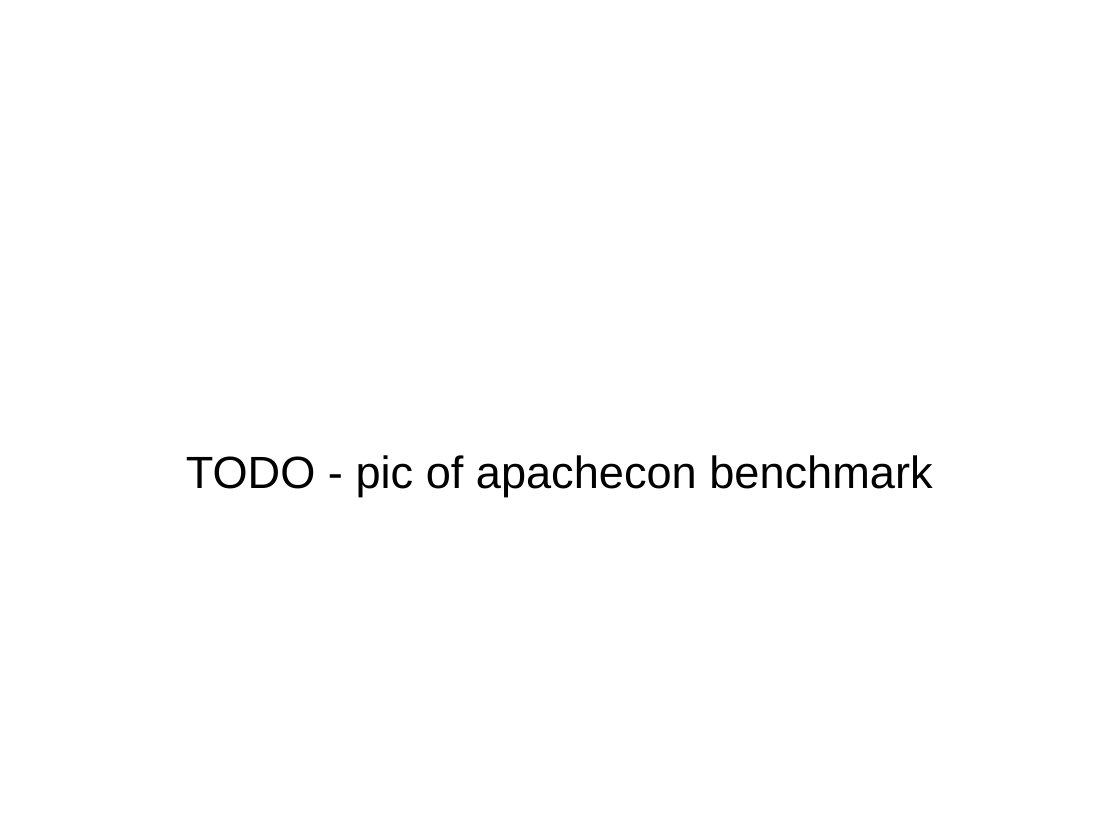
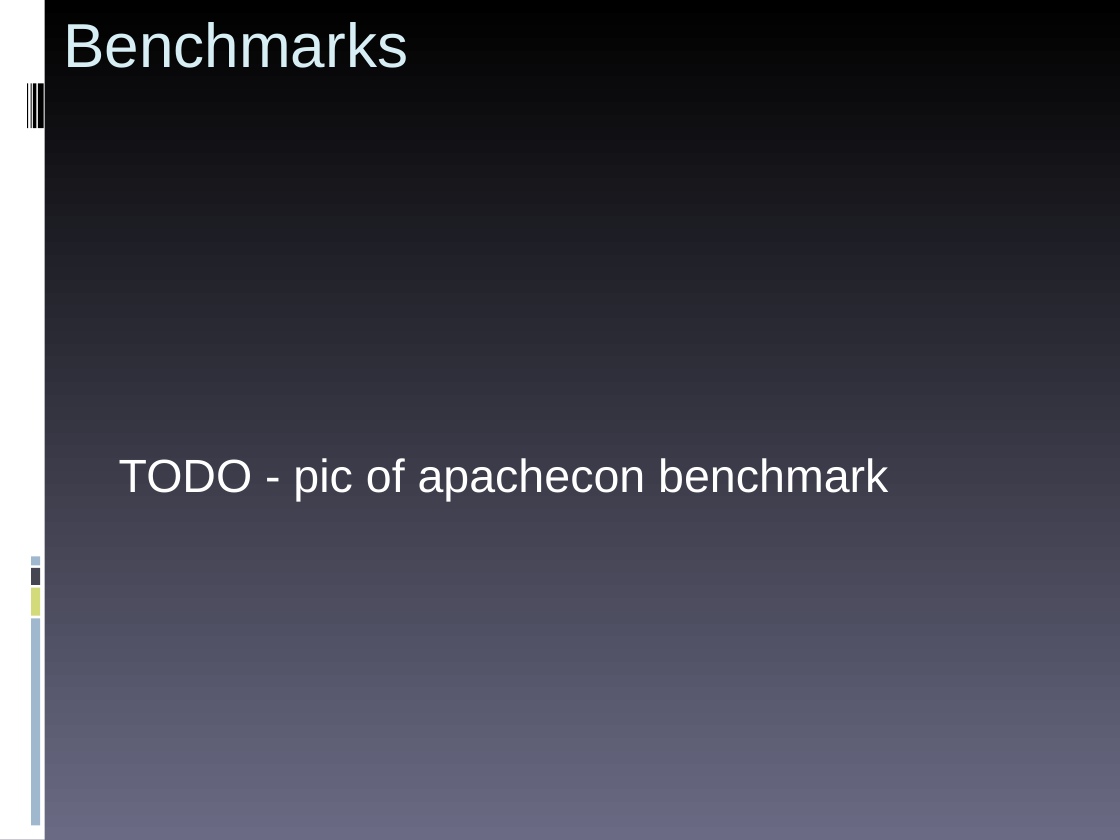
Before and after one commit to rhusar/smartfrog, a slide deck: slide 1 of core/components/hadoop/doc/workshop/benchmarking.ppt. Drawn at 1120x840 pixels with LibreOffice and Linux fonts; fonts in the diff are those of the drawing; background and template pictures are left out. Boxes give left, top, right and bottom in pixels: in the first picture for what was removed or moved away, otherwise in the second. Text is boxed around its words. In the diff, an @@ line names an element or a change of style, - is before the commit and + after.

Commit message:
SFOS-780 updated benchmark slides

```diff
--- a/core/components/hadoop/doc/workshop/benchmarking.ppt
+++ b/core/components/hadoop/doc/workshop/benchmarking.ppt
@@ background picture (left out) to gradient #000000 to #6A6A84 @@
@@ rectangle added at (0,0,45,839), fill #FFFFFF @@
@@ title "Benchmarks" at (63,22,408,68): text colour #FFFFFF to #D6EEF4, bold off; alignment centre to left; line spacing 0.93 to 1; vertical alignment middle to top @@
@@ rectangle added at (27,83,28,128), fill #000000 @@
@@ rectangle added at (30,83,32,128), fill #000000 @@
@@ rectangle added at (33,83,36,128), fill #000000 @@
@@ rectangle added at (38,83,44,128), fill #000000 @@
@@ subtitle "TODO - pic of apachecon ...": place and size @@
-subtitle "TODO - pic of apachecon ..." at (186,455,932,497)
+subtitle "TODO - pic of apachecon ..." at (119,458,888,501)
@@ subtitle "TODO - pic of apachecon ..." at (119,458,888,501): size 32 to 33 pt, text colour #000000 to #FFFFFF; line spacing 0.93 to 1; more space between paragraphs @@
@@ rectangle added at (32,568,41,585), fill #464653 @@
@@ rectangle added at (32,557,41,566), fill #9FB8CD @@
@@ rectangle added at (32,587,41,616), fill #D2DA7A @@
@@ rectangle added at (32,619,41,826), fill #9FB8CD @@
```
Also in this commit, not shown: 6 other slides changed, 1 slide added.
